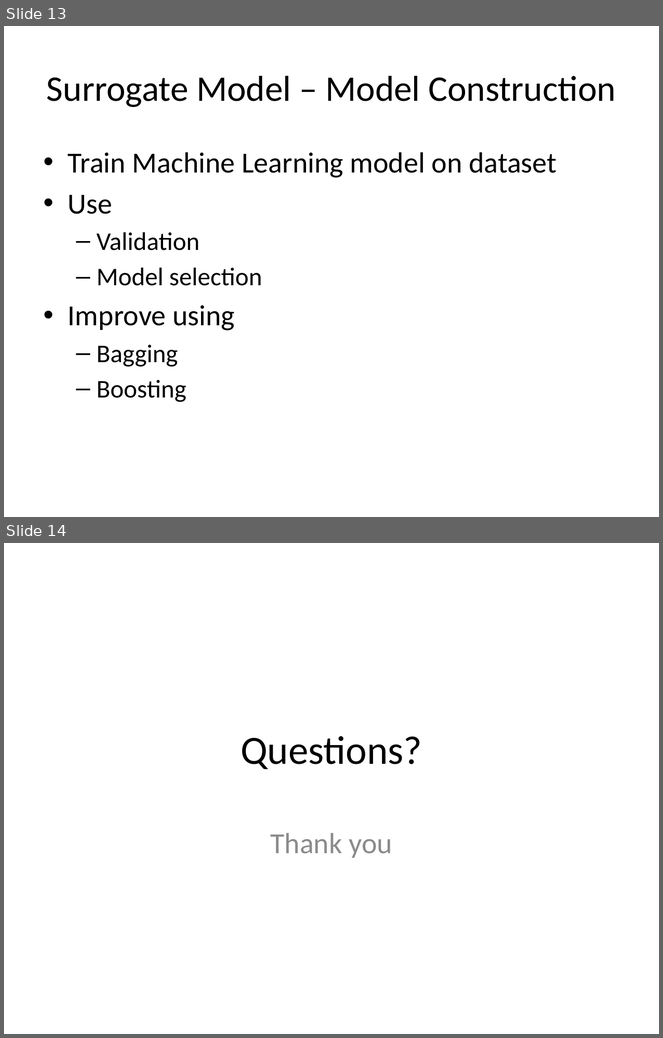
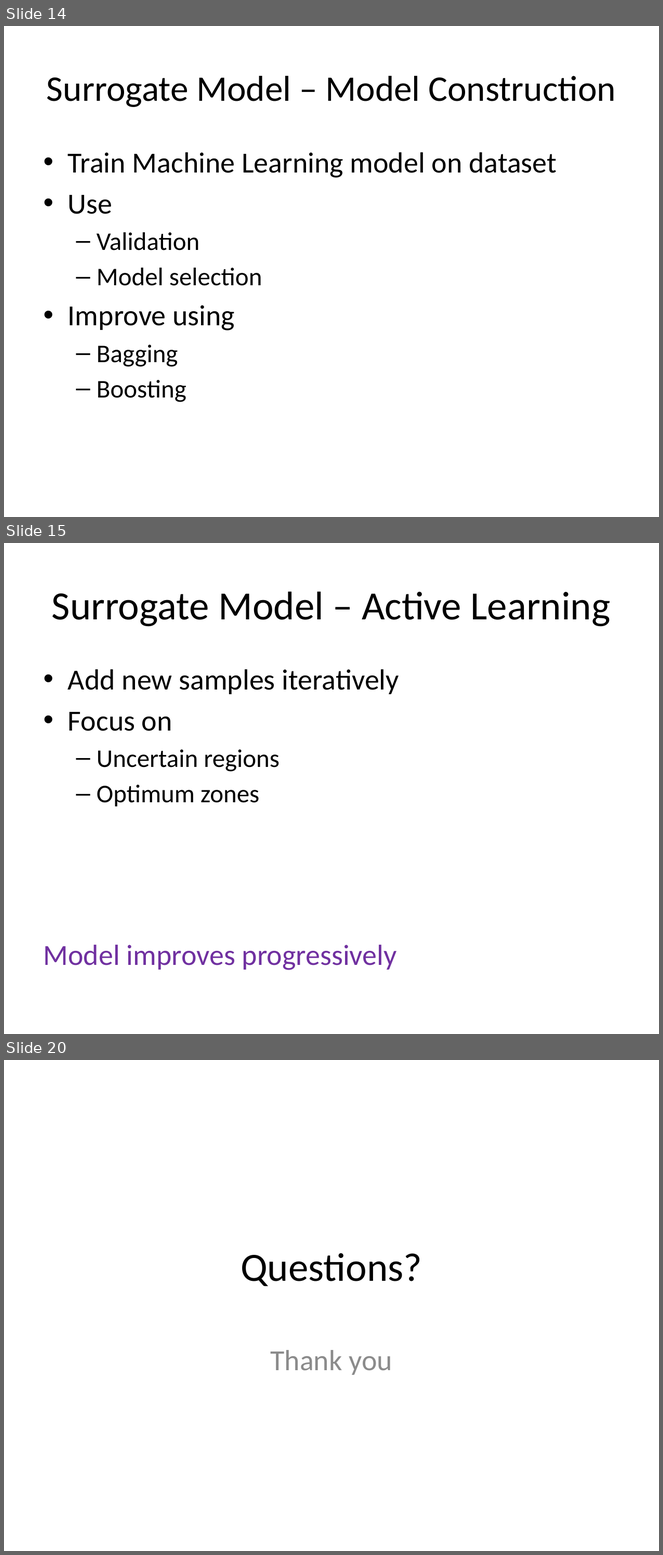
Before and after one commit to look4pritam/SurrogateModel, a slide deck: Presentations/SurrogateModel.pptx. Shown one above the other, each under a label of ours: slides 13 and 14 before the commit, slides 14, 15 and 20 after it; the slides between them are not shown. The pictures are 663x1038 and 663x1555 pixels, drawn with LibreOffice and Linux fonts; fonts in the diff are those of the drawing. Boxes give left, top, right and bottom in pixels: in the first picture for what was removed or moved away, otherwise in the second. Text is boxed around its words. In the diff, an @@ line names an element or a change of style, - is before the commit and + after.

```diff
--- a/Presentations/SurrogateModel.pptx
+++ b/Presentations/SurrogateModel.pptx
@@ slide 15 added at [4,543,659,1034], background #FFFFFF @@
@@ title added at [52,591,611,627], 44 pt, text #000000 @@
+Surrogate Model – Active Learning
@@ text added at [44,669,400,970], 32 pt, text #000000 @@
+• Add new samples iteratively
+• Focus on
+  – Uncertain regions
+  – Optimum zones
+Model improves progressively
@@ what was slide 13 is now slide 14 @@
@@ what was slide 14 is now slide 20 @@
```
Also in this commit, not shown: 7 slides changed, 5 other slides added.
